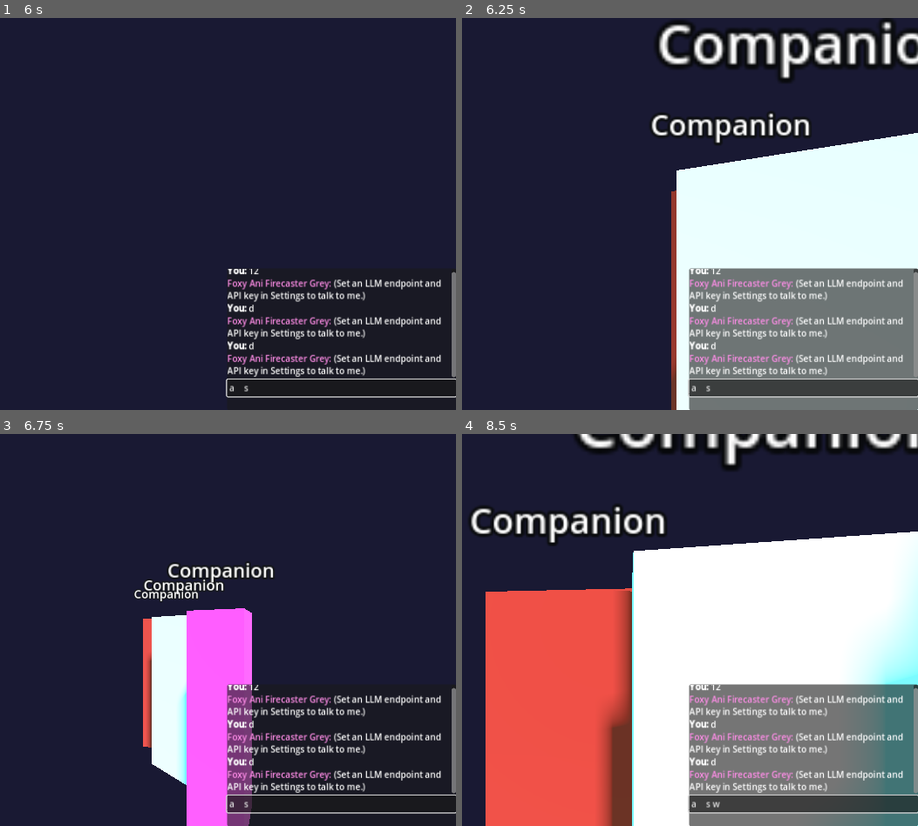
Above: before the commit, frames 1-4 (two rows, left to right).
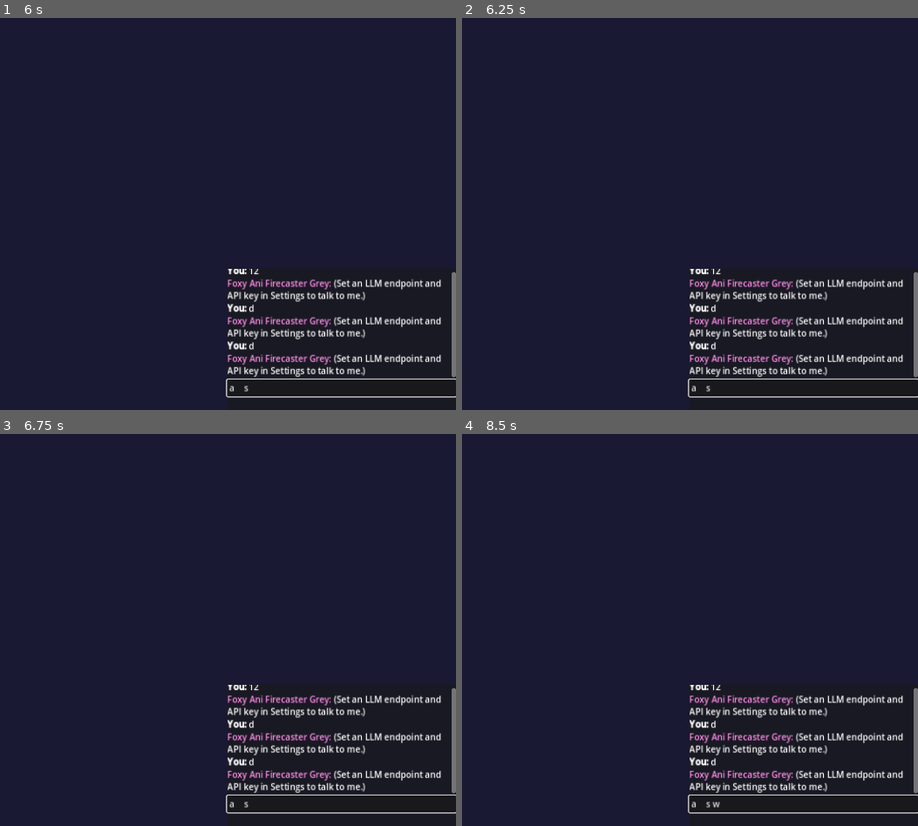
Above: after the commit, the same moments.

Repository: Anterrania/phoenix-scorpion-dragon-viper-voxel-companion
Game: Godot game, scene res://scenes/main_world.tscn
Two runs of this game, one before a commit and one after it. Both use one fixed random seed, a clock stepped at 60 frames per second and the inputs below.
Inputs (mouse positions are in pixels of both pictures, inside the frame that each line leads up to):
- Up to frame 1 (6 s): click (342, 386) at 0.52 s; type "12" at 0.6 s; tap Enter at 1.25, 2.75, 4.25 s; move the mouse to (259, 194) at 1.27 s; hold D (move_right) 1.28-2 s; tap Space (jump) at 1.35, 1.52, 1.82, 2, 2.85, 3.5, 4.35, 4.52, 4.82, 5, 5.85 s; click (259, 194) at 1.42 s; drag from (outside the picture) to (72, 292) at 2.02 s; move the mouse to (177, 127) at 2.77 s; hold D (move_right) 2.78-3.5 s; click (177, 127) at 2.92 s; drag from (72, 292) to (outside the picture) at 3.52 s; move the mouse to (314, 272) at 4.27 s; hold A (move_left) 4.28-5 s; click (314, 272) at 4.42 s; drag from (outside the picture) to (4, 116) at 5.02 s; move the mouse to (141, 214) at 5.77 s; hold S (move_back) from 5.78 s (still down); click (141, 214) at 5.92 s
- Up to frame 2 (6.25 s): keep holding S (move_back)
- Up to frame 3 (6.75 s): release S (move_back) at 6.5 s; drag from (4, 532) to (outside the picture) at 6.52 s
- Up to frame 4 (8.5 s): move the mouse to (721, 610) at 7.27 s; hold W (move_forward) 7.28-8 s; tap Space (jump) at 7.35, 7.52, 7.82 s; click (721, 610) at 7.42 s; drag from (outside the picture) to (534, 708) at 8.02 s

Frame 1 is identical in both runs. In frame 2, 41% of the frame differs, in the area x 41-100%, y 0-100%; in frame 3, 13%; in frame 4, 70%, in the area x 1-100%, y 0-100%.
Error after the commit: Parse Error: Could not find type "VoxelTool" in the current scope. (res://scripts/player_controller.gd:19)

Commit message:
Merge duplicate scripts: player.gd -> player_controller.gd (Head pivot, set_move_vector), top-level companion_agent.gd -> scripts/agent/companion_agent.gd (+command()); main.tscn reuses player/companion scenes

Diff:
--- a/scenes/main.tscn
+++ b/scenes/main.tscn
@@ -1,15 +1,15 @@
-[gd_scene load_steps=7 format=3]
+[gd_scene load_steps=8 format=3]
 
-[ext_resource type="Script" path="res://scripts/companion_agent.gd" id="1"]
 [ext_resource type="Script" path="res://scripts/generators/biome_generator.gd" id="2"]
-[ext_resource type="Script" path="res://scripts/player_controller.gd" id="3"]
+[ext_resource type="PackedScene" path="res://scenes/player.tscn" id="3"]
+[ext_resource type="PackedScene" path="res://scenes/companion_agent.tscn" id="4"]
+[ext_resource type="Resource" path="res://resources/characters/foxy_ani.tres" id="5"]
+[ext_resource type="Resource" path="res://resources/characters/circuit_nova.tres" id="6"]
 
 [sub_resource type="VoxelGeneratorScript" id="gen"]
 script = ExtResource("2")
 
 [sub_resource type="VoxelMesherBlocky" id="mesher"]
-
-[sub_resource type="CapsuleShape3D" id="capsule"]
 
 [node name="Main" type="Node3D"]
 
@@ -22,37 +22,20 @@
 mesher = SubResource("mesher")
 max_view_distance = 128
 
-[node name="Player" type="CharacterBody3D" parent="."]
+[node name="Player" parent="." instance=ExtResource("3")]
 transform = Transform3D(1, 0, 0, 0, 1, 0, 0, 0, 1, 0, 40, 0)
-script = ExtResource("3")
 terrain_path = NodePath("../VoxelTerrain")
-
-[node name="Collision" type="CollisionShape3D" parent="Player"]
-shape = SubResource("capsule")
-
-[node name="Camera3D" type="Camera3D" parent="Player"]
-transform = Transform3D(1, 0, 0, 0, 1, 0, 0, 0, 1, 0, 0.7, 0)
-
-[node name="VoxelViewer" type="VoxelViewer" parent="Player"]
 
 [node name="Companions" type="Node3D" parent="."]
 
-[node name="foxy_ani" type="CharacterBody3D" parent="Companions"]
+[node name="foxy_ani" parent="Companions" instance=ExtResource("4")]
 transform = Transform3D(1, 0, 0, 0, 1, 0, 0, 0, 1, 3, 40, 0)
-script = ExtResource("1")
-companion_id = "foxy_ani"
-terrain_path = NodePath("../../VoxelTerrain")
+config = ExtResource("5")
 player_path = NodePath("../../Player")
+world_path = NodePath("../../VoxelTerrain")
 
-[node name="Collision" type="CollisionShape3D" parent="Companions/foxy_ani"]
-shape = SubResource("capsule")
-
-[node name="circuit_nova" type="CharacterBody3D" parent="Companions"]
+[node name="circuit_nova" parent="Companions" instance=ExtResource("4")]
 transform = Transform3D(1, 0, 0, 0, 1, 0, 0, 0, 1, -3, 40, 0)
-script = ExtResource("1")
-companion_id = "circuit_nova"
-terrain_path = NodePath("../../VoxelTerrain")
+config = ExtResource("6")
 player_path = NodePath("../../Player")
-
-[node name="Collision" type="CollisionShape3D" parent="Companions/circuit_nova"]
-shape = SubResource("capsule")
+world_path = NodePath("../../VoxelTerrain")
--- a/scenes/player.tscn
+++ b/scenes/player.tscn
@@ -1,6 +1,6 @@
 [gd_scene load_steps=3 format=3]
 
-[ext_resource type="Script" path="res://scripts/player.gd" id="1"]
+[ext_resource type="Script" path="res://scripts/player_controller.gd" id="1"]
 
 [sub_resource type="CapsuleShape3D" id="cap"]
 radius = 0.35
--- a/scripts/agent/companion_agent.gd
+++ b/scripts/agent/companion_agent.gd
@@ -1,6 +1,7 @@
 extends CharacterBody3D
 ## Reusable in-game AI companion. Configure with a CompanionConfig resource.
 ## Idle wander / follow behavior + tool implementations called by AgentBrain.
+## Merged: also exposes command() (simple follow/stay/build/dig) from the old top-level script.
 
 signal said(text: String)
 
@@ -167,3 +168,14 @@
 	if ap and ap.has_animation(str(a.name)):
 		ap.play(str(a.name))
 	return {"ok": true}
+
+# ---------- simple commands (lead companion / UI / LocalProvider) ----------
+## Foxy Ani (lead) can delegate these to other companions.
+func command(action: String) -> Dictionary:
+	var ahead := global_position - global_basis.z * 2.0
+	match action:
+		"follow": return tool_follow({"enabled": true})
+		"stay": return tool_follow({"enabled": false})
+		"build": return tool_place_voxel({"x": ahead.x, "y": ahead.y, "z": ahead.z, "material": 1})
+		"dig": return tool_carve_area({"x": ahead.x, "y": ahead.y - 1.0, "z": ahead.z, "radius": 2.0})
+	return {"ok": false, "error": "unknown command"}
--- a/scripts/companion_agent.gd
+++ /dev/null
@@ -1,85 +0,0 @@
-# In-world companion agent. Loads the shared persona (same schema as the standalone Grok Bot).
-# Requires Zylann godot_voxel. NOT yet run in Godot.
-extends CharacterBody3D
-
-enum State { IDLE, FOLLOW, BUILD, DIG }
-
-@export var companion_id := "foxy_ani"
-@export var terrain_path: NodePath
-@export var player_path: NodePath
-@export var speed := 4.0
-@export var build_block_id := 1
-
-var persona: Dictionary = {}
-var state: State = State.IDLE
-var _terrain: Node
-var _player: Node3D
-var _voxel_tool: VoxelTool
-var _task_timer := 0.0
-
-func _ready() -> void:
-	persona = load_persona(companion_id)
-	_terrain = get_node_or_null(terrain_path)
-	_player = get_node_or_null(player_path)
-	if _terrain and _terrain.has_method("get_voxel_tool"):
-		_voxel_tool = _terrain.get_voxel_tool()
-	state = State.FOLLOW
-
-static func load_persona(id: String) -> Dictionary:
-	var path := "res://companions/%s/persona.json" % id
-	if not FileAccess.file_exists(path):
-		push_warning("Persona not found: " + path)
-		return {}
-	var data = JSON.parse_string(FileAccess.get_file_as_string(path))
-	return data if data is Dictionary else {}
-
-func _physics_process(delta: float) -> void:
-	if not is_on_floor():
-		velocity += get_gravity() * delta
-	_task_timer -= delta
-	match state:
-		State.IDLE:
-			velocity.x = 0; velocity.z = 0
-		State.FOLLOW:
-			_follow_player()
-		State.BUILD:
-			place_block(global_position + -global_basis.z * 2.0)
-			state = State.FOLLOW
-		State.DIG:
-			dig_sphere(global_position + -global_basis.z * 2.0 + Vector3.DOWN, 2.0)
-			state = State.FOLLOW
-	move_and_slide()
-
-func _follow_player() -> void:
-	if _player == null:
-		return
-	var to := _player.global_position - global_position
-	to.y = 0
-	if to.length() > 3.0:
-		var dir := to.normalized()
-		velocity.x = dir.x * speed
-		velocity.z = dir.z * speed
-		look_at(global_position + dir, Vector3.UP)
-	else:
-		velocity.x = 0; velocity.z = 0
-
-# Called by chat/LLM tool calls (e.g. "place_voxel", "carve_area").
-func command(action: String) -> void:
-	match action:
-		"build": state = State.BUILD
-		"dig": state = State.DIG
-		"follow": state = State.FOLLOW
-		"stay": state = State.IDLE
-
-func place_block(pos: Vector3) -> void:
-	if _voxel_tool == null: return
-	_voxel_tool.channel = VoxelBuffer.CHANNEL_TYPE
-	_voxel_tool.mode = VoxelTool.MODE_ADD
-	_voxel_tool.value = build_block_id
-	_voxel_tool.do_point(Vector3i(pos.floor()))
-
-func dig_sphere(center: Vector3, radius: float) -> void:
-	if _voxel_tool == null: return
-	_voxel_tool.channel = VoxelBuffer.CHANNEL_TYPE
-	_voxel_tool.mode = VoxelTool.MODE_REMOVE
-	_voxel_tool.do_sphere(center, radius)
--- a/scripts/player.gd
+++ /dev/null
@@ -1,60 +0,0 @@
-extends CharacterBody3D
-## First-person player. Keyboard/mouse on desktop; touch: left half = virtual
-## joystick, right half = look drag. External UI can call set_move_vector().
-
-@export var speed := 6.0
-@export var jump_velocity := 5.5
-@export var look_sensitivity := 0.004
-@export var touch_look_sensitivity := 0.008
-@export var joystick_radius := 120.0
-
-@onready var head: Node3D = $Head
-var gravity: float = ProjectSettings.get_setting("physics/3d/default_gravity")
-var _touch_move := Vector2.ZERO
-var _joy_index := -1
-var _joy_origin := Vector2.ZERO
-var _look_index := -1
-
-func set_move_vector(v: Vector2) -> void:
-	_touch_move = v.limit_length(1.0)
-
-func _unhandled_input(event: InputEvent) -> void:
-	if event is InputEventMouseMotion and Input.mouse_mode == Input.MOUSE_MODE_CAPTURED:
-		_look(event.relative * look_sensitivity)
-	elif event is InputEventScreenTouch:
-		var half := get_viewport().get_visible_rect().size.x * 0.5
-		if event.pressed:
-			if event.position.x < half and _joy_index == -1:
-				_joy_index = event.index
-				_joy_origin = event.position
-			elif _look_index == -1:
-				_look_index = event.index
-		else:
-			if event.index == _joy_index:
-				_joy_index = -1
-				_touch_move = Vector2.ZERO
-			elif event.index == _look_index:
-				_look_index = -1
-	elif event is InputEventScreenDrag:
-		if event.index == _joy_index:
-			_touch_move = ((event.position - _joy_origin) / joystick_radius).limit_length(1.0)
-		elif event.index == _look_index:
-			_look(event.relative * touch_look_sensitivity)
-
-func _look(d: Vector2) -> void:
-	rotate_y(-d.x)
-	head.rotate_x(-d.y)
-	head.rotation.x = clamp(head.rotation.x, -1.45, 1.45)
-
-func _physics_process(delta: float) -> void:
-	if not is_on_floor():
-		velocity.y -= gravity * delta
-	elif Input.is_action_just_pressed("jump"):
-		velocity.y = jump_velocity
-	var input := Input.get_vector("move_left", "move_right", "move_forward", "move_back")
-	if _touch_move != Vector2.ZERO:
-		input = _touch_move
-	var dir := (transform.basis * Vector3(input.x, 0, input.y)).normalized()
-	velocity.x = dir.x * speed if dir else move_toward(velocity.x, 0, speed)
-	velocity.z = dir.z * speed if dir else move_toward(velocity.z, 0, speed)
-	move_and_slide()
--- a/scripts/player_controller.gd
+++ b/scripts/player_controller.gd
@@ -1,10 +1,10 @@
 # Player: keyboard/mouse + touch move, look, jump, and VoxelTool raycast dig/place.
-# Requires Zylann godot_voxel. NOT yet run in Godot.
+# Requires Zylann godot_voxel (pinned: GDExtension 1.7x, Godot 4.7.2). Merged from old scripts/player.gd.
 # Touch: left half drag = move; right half drag = look; right tap = dig;
 #        right long-press = place; two-finger tap = jump.
 extends CharacterBody3D
 
-@export var terrain_path: NodePath
+@export var terrain_path: NodePath = NodePath("../VoxelTerrain")
 @export var speed := 5.0
 @export var jump_velocity := 5.5
 @export var mouse_sensitivity := 0.003
@@ -13,7 +13,9 @@
 @export var place_block_id := 1
 @export var long_press_time := 0.4
 
-@onready var camera: Camera3D = $Camera3D
+## Camera may live under a Head pivot (scenes/player.tscn) or directly under the body.
+@onready var head: Node3D = get_node_or_null("Head")
+@onready var camera: Camera3D = get_node_or_null("Head/Camera3D") if has_node("Head/Camera3D") else get_node_or_null("Camera3D")
 var _vt: VoxelTool
 var _move_touch := -1
 var _move_origin := Vector2.ZERO
@@ -31,6 +33,10 @@
 		_vt.channel = VoxelBuffer.CHANNEL_TYPE
 	if not DisplayServer.is_touchscreen_available():
 		Input.mouse_mode = Input.MOUSE_MODE_CAPTURED
+
+## External UI (on-screen joystick) can drive movement.
+func set_move_vector(v: Vector2) -> void:
+	_move_vec = v.limit_length(1.0)
 
 func _unhandled_input(event: InputEvent) -> void:
 	if event is InputEventMouseMotion and Input.mouse_mode == Input.MOUSE_MODE_CAPTURED:
@@ -73,7 +79,8 @@
 
 func _look(d: Vector2) -> void:
 	rotate_y(-d.x)
-	camera.rotation.x = clampf(camera.rotation.x - d.y, -1.4, 1.4)
+	var pitch: Node3D = head if head else camera
+	pitch.rotation.x = clampf(pitch.rotation.x - d.y, -1.4, 1.4)
 
 func _physics_process(delta: float) -> void:
 	if not is_on_floor():
Not shown, changed: docs/VOXEL_ARCHITECTURE.md
